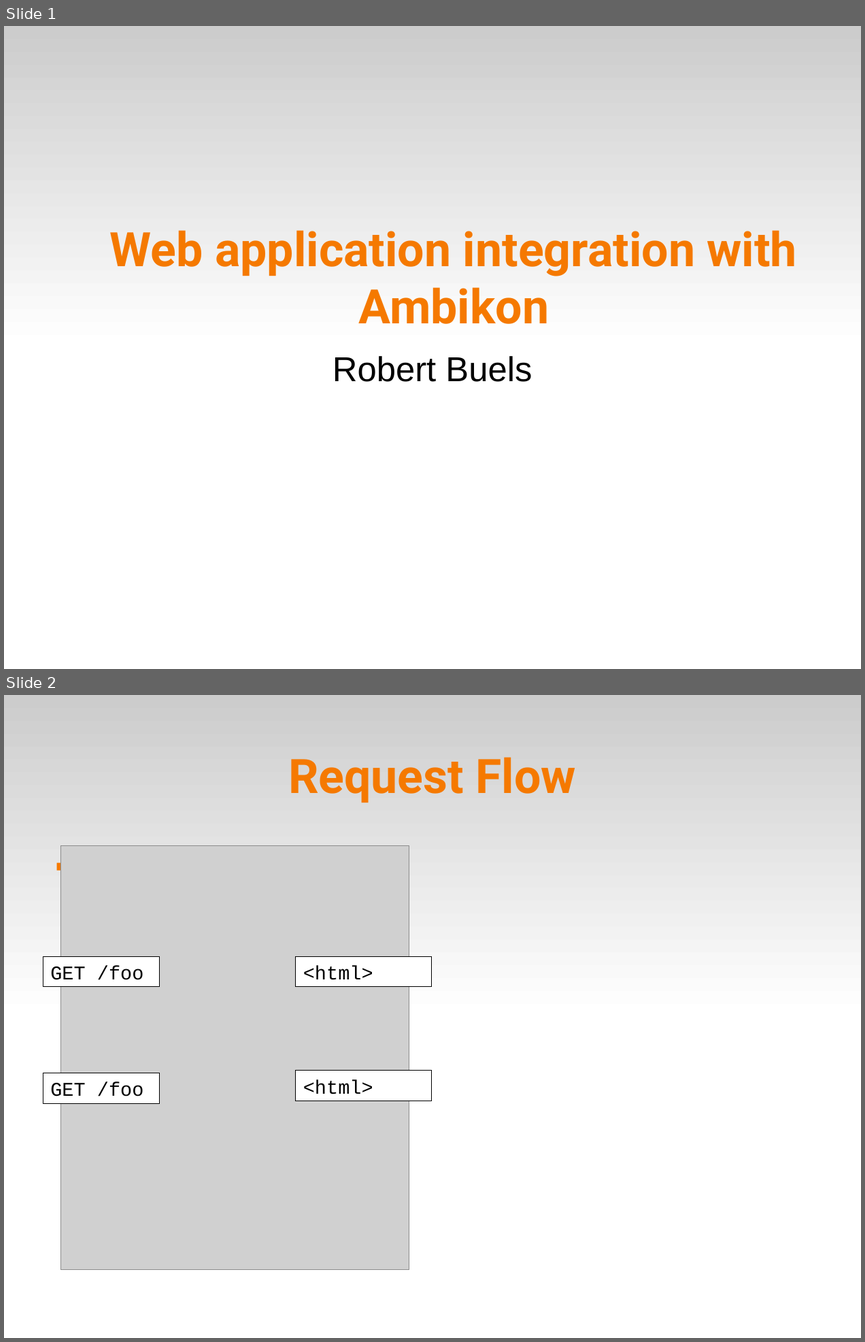
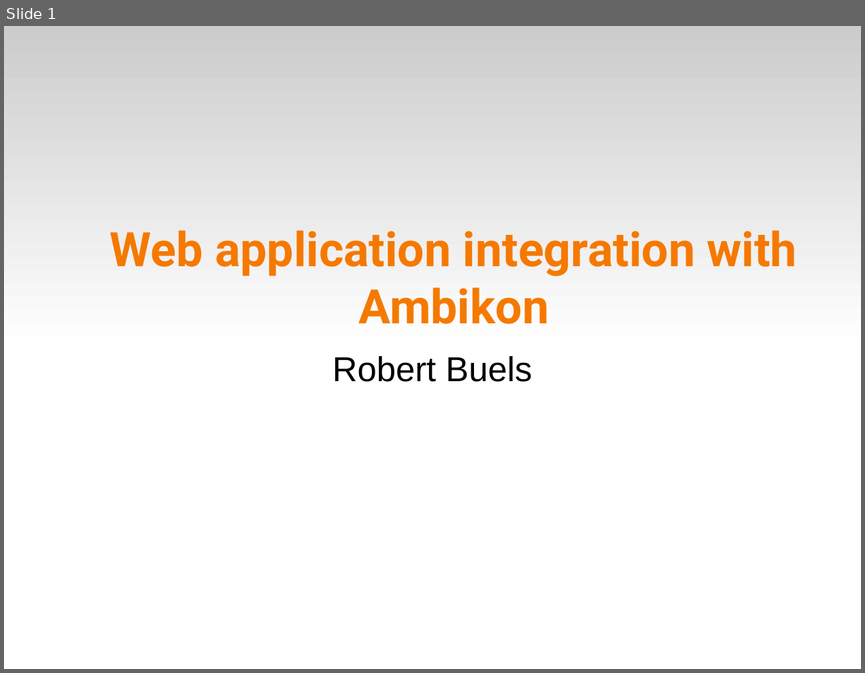
Before and after one commit to solgenomics/Ambikon, a slide deck: doc/presentations/ambikon_intro.odp. Shown one above the other, each under a label of ours: slides 1 and 2 before the commit, slide 1 after it. The pictures are 865x1342 and 865x673 pixels, drawn with LibreOffice and Linux fonts; fonts in the diff are those of the drawing; grey boxes stand for pictures. Boxes give left, top, right and bottom in pixels: in the first picture for what was removed or moved away, otherwise in the second. Text is boxed around its words. In the diff, an @@ line names an element or a change of style, - is before the commit and + after.

```diff
--- a/doc/presentations/ambikon_intro.odp
+++ b/doc/presentations/ambikon_intro.odp
@@ slide 2 removed at (4, 695, 861, 1338), background #FFFFFF; not listed: 1 template element that a slide beside it also shows @@
@@ title removed at (288, 757, 575, 802) @@
-Request Flow
@@ picture removed at (60, 845, 409, 1270) @@
@@ rectangle removed at (43, 956, 160, 987) @@
-GET /foo
@@ rectangle removed at (296, 956, 432, 987) @@
-<html>
@@ rectangle removed at (43, 1073, 160, 1103) @@
-GET /foo
@@ rectangle removed at (296, 1070, 432, 1101) @@
-<html>
```
Also in this commit, not shown: 1 slide changed, 28 slides added, 3 other slides removed, 2 other files.
